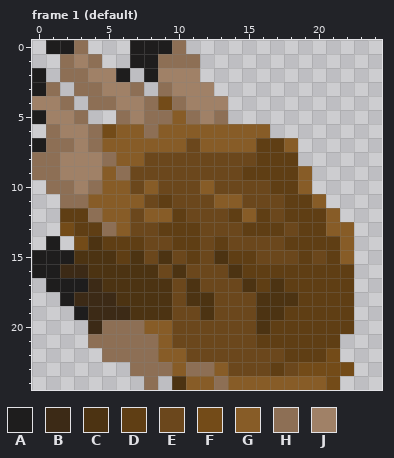
A pixel-art file gets an edit: sprites/cursor.aseprite. The picture above is the old version.
25x25 pixels, 2 frames. Colours within 5 levels of each other are drawn and written as one. Shown: frame 1 (default).
Visible layers, top first: "fur detail", "fur base", "claws", "outline".
Palette (. is transparent): A #1e1d1d  B #3c2a16  C #4c3312  D #5f3e14  E #6b471c  F #734b18  G #875c27  H #8d6f55  J #a08167
Pixels before, frame 1 (default), first column x 0:
 0 .AAH...AAAH............
 1 ..HJH..AAHHH...........
 2 A.HHJJA.AJJJ...........
 3 AH.HHJJH.HJJJ..........
 4 JJH.HHJJHFHJJJ.........
 5 AJJH..HJHHGHJH.........
 6 .HJJHFGGHGGGGGGGG......
 7 AHHJHGGGGGGEGGGGDDG....
 8 HHJJJHGGEEEEEEEEDDD....
 9 HHJJJGHEEEEEEEEDDDDG...
10 .HHJHGGEGEEEGEEEEDDG...
11 ..HHGGGGEDEEEGGEEEDDG..
12 ..DDHGGEGGDEEEDGDEDDDG.
13 ..FDDHGEEDDDEEEDDDEDDGG
14 .A.FCDDDEEDDEDEEEEDDDDG
15 AAACCCDCECEDECDDEEEDEDG
16 AABBCCCCCECEEECDDDDDDDD
17 .AAABCCCCCECEEECDCDDDDD
18 ..ABBBCCCCECCEEECCCDDDD
19 ...ABBBCCCEECEEECCDDDDD
20 ....BHHHGGEEEEEECDDDDDD
21 ....HHHHHGEEEEEEDDDDDD.
22 .....HHHHGGEEEEEEEDDDF.
23 .......HHHGHHGEEEDEFFFF
24 ........H.CGGHGGGGGGGF.
Once edited:
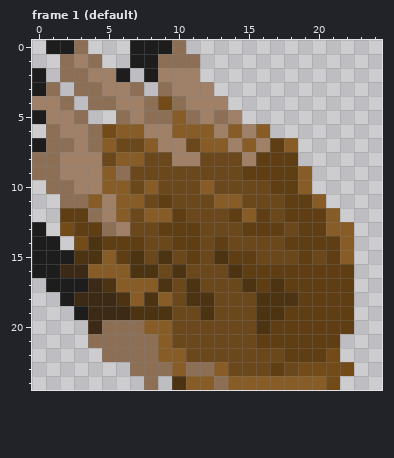
The edit:
{"where": "frame 1 (default), layers \"fur detail\", \"claws\""}
{"frame":1,"y":5,"x":14,"old":".","new":"J"}
{"frame":1,"y":6,"x":8,"old":"HG","new":"JJ"}
{"frame":1,"y":6,"x":13,"old":"G","new":"J"}
{"frame":1,"y":6,"x":15,"old":"G","new":"J"}
{"frame":1,"y":7,"x":6,"old":"GG","new":"EE"}
{"frame":1,"y":7,"x":9,"old":"GG","new":"JJ"}
{"frame":1,"y":7,"x":14,"old":"G","new":"J"}
{"frame":1,"y":7,"x":16,"old":"D","new":"J"}
{"frame":1,"y":8,"x":5,"old":"H","new":"E"}
{"frame":1,"y":8,"x":10,"old":"EE","new":"JJ"}
{"frame":1,"y":8,"x":15,"old":"E","new":"J"}
{"frame":1,"y":10,"x":4,"old":"H","new":"J"}
{"frame":1,"y":11,"x":5,"old":"G","new":"J"}
{"frame":1,"y":12,"x":5,"old":"G","new":"J"}
{"frame":1,"y":13,"x":0,"old":".","new":"A"}
{"frame":1,"y":13,"x":6,"old":"G","new":"J"}
{"frame":1,"y":14,"x":0,"old":".","new":"A"}
{"frame":1,"y":15,"x":5,"old":"C","new":"G"}
{"frame":1,"y":16,"x":4,"old":"CCC","new":"GGG"}
{"frame":1,"y":17,"x":6,"old":"CCC","new":"GGG"}
{"frame":1,"y":18,"x":7,"old":"C","new":"G"}
{"frame":1,"y":18,"x":9,"old":"C","new":"G"}
